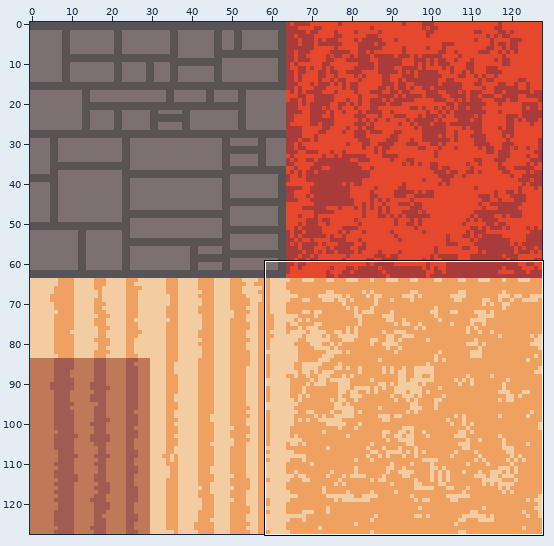
A pixel-art file gets an edit: assets/visual/grain_bin/ase_grain_bin_texture.aseprite. Above, an overview of the earlier version with the close-up marked.
Close-up. Before the edit:
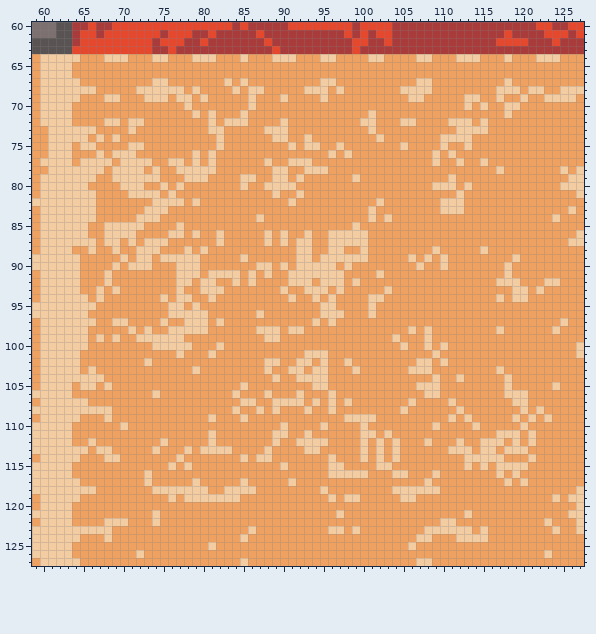
128x128 pixels, 1 frame. Shown: x 59..127, y 60..127.
After:
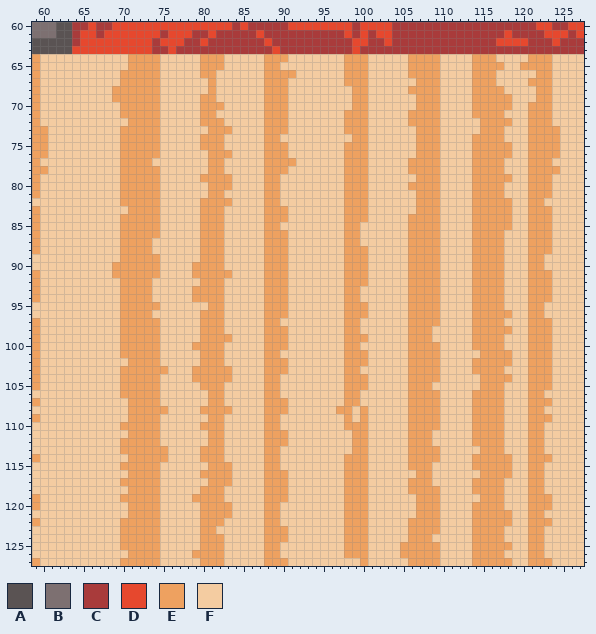
Palette (. is transparent): A #5a5353  B #7d7071  C #a93b3b  D #e6482e  E #eea160  F #f4cca1
Changes in this commit:
Changed rows in their new state; - is an unchanged pixel.
first column x 64:
 64 -FFF------E-FFF-EE-FF-FF-EE-FFF--F-----FFF-EE-FF--E--F-FF-EE-FFF
 65 FFFFFFF----FFFFF---FFFFF--FFFFFFFF---FFFFF----FFFF----FF----FFFF
 66 FFFFFF-----FFFFF--FFFFFF----FFFFFF---FFFFF----FFFF---FFFFF--FFFF
 67 -FFFFF----E-FFFFF-F-F-FF---FFFF--F---FFFFFFEE-FFFF---F-FF---FFFF
 68 ---FF---EEE---F-F-FF-F-----FF---F-F--FFFF-EEE-FFFF---E--F-E-F---
 69 -FFF-E---EE-F--FE-FFFF-F--EFFFF-FFF--FFFFF-E--FFF-E--E-F-F-E---F
 70 FFFFFF-----FFF-F---FFF-F---FFFFFFFF--FFFFFF---FFF--E--E-F---FFFF
 71 FFFFFF-----FFFF--EFFF-FF---FFFFFFF----FFFF----FFFF-----FF---FFFF
 72 FFFF--FEE--FFFFF-E----FF--EFFFFFFF--E-FFF-E---F---FE---FF---FFFF
 73 ---FFF-E---FFFFFFEE-FFFFEEEFFFFFFF----FFFFF---FF---E--FFF----FFF
 74 --F-F------FFFFF--EFFFFF-E-FF-FFFFF--F-FFFF-----------FFF----FFF
 75 F--FFF-EE--FFFFF--EFFFFF----F--FF----FFFF-F----FF------FF----FFF
 76 FFF-F-EE---FFFF-FE--FFFF---FFFFF-FE--FFFFFF--EF-FF-----FF----FFF
 77 F----FEEEEFF--F-FE-FFFFFE--E--FFFF---FFFFF---EFF-F-E--FFF---FFFF
 78 ----F-EEE-EFF----E-FFFFF-EEFF---FF---FFFFF----FFFF---EFFF-----F-
 79 ---FF-EEEEEFFF--E---F--F-E-F-FFFFF-E-FFFFFF---F-FF-----FF---FF--
 80 --FFFFEEE---F-FFF---F-FFEE--FFFFFF---FFFFF---E--F-----FFF---F---
 81 ---FFF-EEEEF-FFFF--FFFFF-EFF-FFFFF---FFFFFF---FF-F----FFF---FFF-
 82 ---FFF----E---F-----FFFF--F-FFFFFF---F-FFFF------F-----FF--FFFFF
 83 ---FFFF--EE-FFFF---FFFFF---FFFFFFF----FFFFF------F-----FF---FF-F
 84 ---FFF--EEEFFFFF---FFFF----FFFFFFF----F-FF----FFFF-----FF----FFF
 85 --FF--EEE--FF-FF---FFFFF--FFFFFFFF-EFFFFFF----FFFF-----FF---FFFF
 86 --FF--EE---F--F---EFFFFFE-EFF-FF--EE-FFFFF----FFFF----FFF---FFF-
 87 ---F---E-E--FFFF--EFFFFFE-EF--FF--EE-FFFFF----FFFF----FFF---FF--
 88 FF-FF---EE-FFF-FE--FFFFF---F--FF----EFFFFF---EFFFF-E--FFF---FFFF
 89 -FFFFFE-EE---------FF-FF---F--F---EEEFFFFFE-E--FFF----F-F--FFFFF
 90 -FFFFE-EEE-FF--E---FFFF-E-EF-----FE--FFFFF-E---FFF-----FF--FFFFF
 91 -FFF-------FF--E-EEE-F-FE------------F-FFF----FFFF-----FF---FFFF
 92 -FFF-F----FFF--FEE-F-F-F------F----E-FFFFF----FFFF---E--F--E-FFF
 93 -FF-F-----FFF-F-EEEFFFFF--EFF---F---FFF-FF----FFFF----F---E-FFFF
 94 --F-FF----F-F----E-FFFFF----FF-F-F--F--FFF----FFFF---EF-----FFFF
 95 ---FFF-----F--F-F--FFFFF---FFFF--F----FFFF----FFFF----FFF--FFFFF
 96 --FFFF----FF----E--FFFF----FFFF-------FFFF----FFFF-----FF--FFFFF
 97 ---FF-E-----FF--E-EFFFFF--FFFF-F-F--FFFFFF----FFFF----FFF---F-FF
 98 --FFFF-E-E-F----E--FFFF-EE---FFFFF--FFFFFFE-EFFFFF---E-FF----FFF
 99 --F-F---EEE---FF----FFFFEE-FFFFFFF---FFF-F--EFFFFF----FFF---FFFF
100 --FFFF----E-------EFFFFF---FFFFFFF--FFFFF---E--FFF----FFF---FFF-
101 -FFFFF-----FF-FF-E-FFFFF--FFF---FF---FFFFF---EFFFFF----FF---FFF-
102 -FFFFFF--E-FFFFF---FFFFFEE-F--F-FFE--FFFFF-EE--FFF-----FF---FFFF
103 -F-FFF------FFFE----FFFFE----F--FF-EFFFFFFEEE-FFFF---EFFF---FFFF
104 ----FF-----FFFF-----FFFF-EFF----FF---FFFFF---EFF-FF---EFF---FFFF
105 F--F-F-----FFFFF---FF-FF--FFFF--FF---FFFFF-EE-FFFFF----FF----FFF
106 FFFFFF----EFFFFFF--F-FFFE-FF-FFF-F--FFFFFF--EEFFFF---------FFFFF
107 --FFFFF----FFFFFF--FF--F-EE--F-F-FE-FFFFFFE---F-FF----F-----FFFF
108 -----FF-----FFFF-----FF--E-FF-FF---F-FFFF-----FF-F----FF--EFFFFF
109 -FFF-FF----FFFFFFE-FF-FF--FFFFFFFFE-E-FFFF----F-F-----F-FE-EFFFF
110 FFFFFFE----FFFFF---FFFFF---FFFF-FF--EFFFFF---EFFFFE---FF---FFFFF
111 FFFFFFF----FFFFFFE-FFFFF-EEFF-FFFFF-E-F-FF---FFFFF---E--FE-FFFFF
112 FF-FFF------FFFFFE-FFFFF-E-F----FFF-EF-F-F--EFFF-F-EEEF-FE-FFFFF
113 --F--F----E-FF-FEEE-FFFFE-FFF--FFFF-EF-F-F----F---FEE------FFFFF
114 -FFF--F-----F-FF---FF-F-E-FFFFFF-F--EF-F-F----FFF-EEEE-FFE--FFFF
115 FFFFFF-----F-F-FF---FFFF---FFFFF-----F--FF---FFFF--E-EE----FFFFF
116 FFFFFFF--E-FFFFF----FFFF---FFFFF--EEEFFF--F---FFFFF--E--F--FFFFF
117 -FFFFF---E-FFFF-F---F-FF----FFFFFF---FFFFF--EFFFFF-----F---FFFFF
118 ---FFFF---E-----E------F---FFFF-FF---FFF--EEEEFFFF----FFF--FFFF-
119 -FFFFF-----F-F-EEEE--FFF---FFFFF-FEE-FFFF-----FFFFF---FFF----F--
120 FFFFFFF----FFFFF----FFFF--FFFFFFFF---FFFFFF---FFFF----FFF---FFF-
121 FFFFFFF---EFFFFF----FFFF--FFFFFFF----FFFFFF---FFF------FF--FFF--
122 FFFF--E---EFFFFF---FFFFF--FFFFFFFF---FFFFF------FF-----FF--EFFF-
123 -----F-----FFFFF--FFFF-F---FFFFF---E-FFFFF--EE-----E--FFF--F-FF-
124 -FFF-F-----FFFFF---FF-FF---FFFFFFF---FFFFF-EEFFF--EE--FFF--FFFFF
125 FFFFFF-----FFFFF-E-FFFFF--FFFFFFFF---FFFF-E---FFFF-----FF--FFFFF
126 FFFFFFF-E--FFFF----FFFFF--FFFFFFFF---FFFF-----FFFF----FFF---FFFF
127 -FFFFF-----FFFFF---FF-FF---FFFFFFFFF-FFFFF-EE-FFFF-----FF---FFFF
